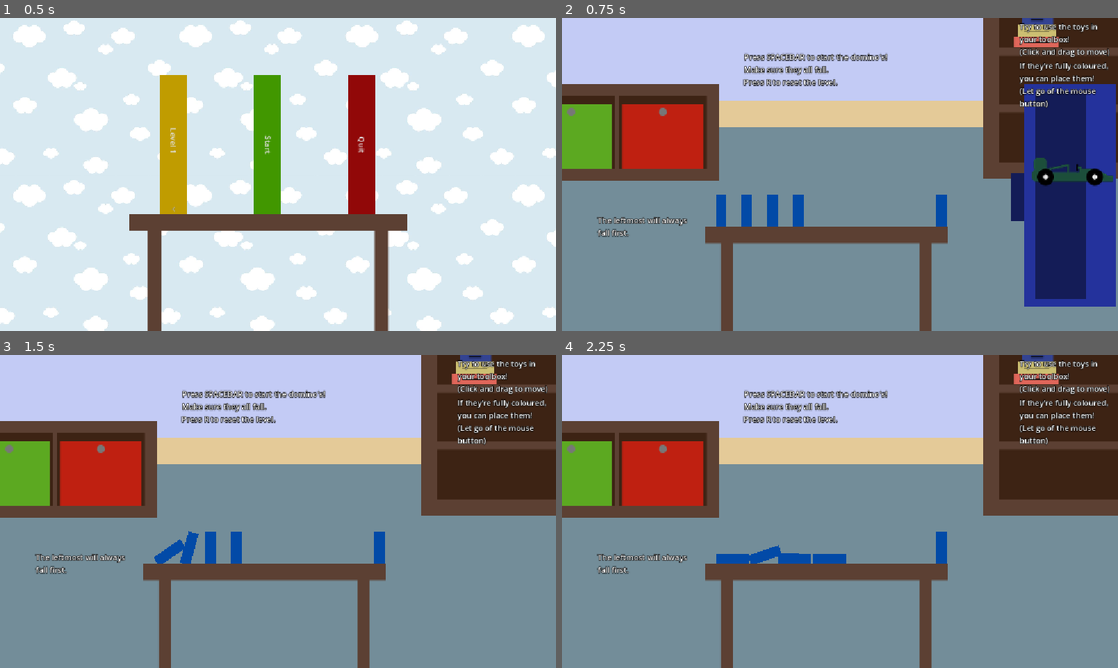
Above: before the commit, frames 1-4 (two rows, left to right).
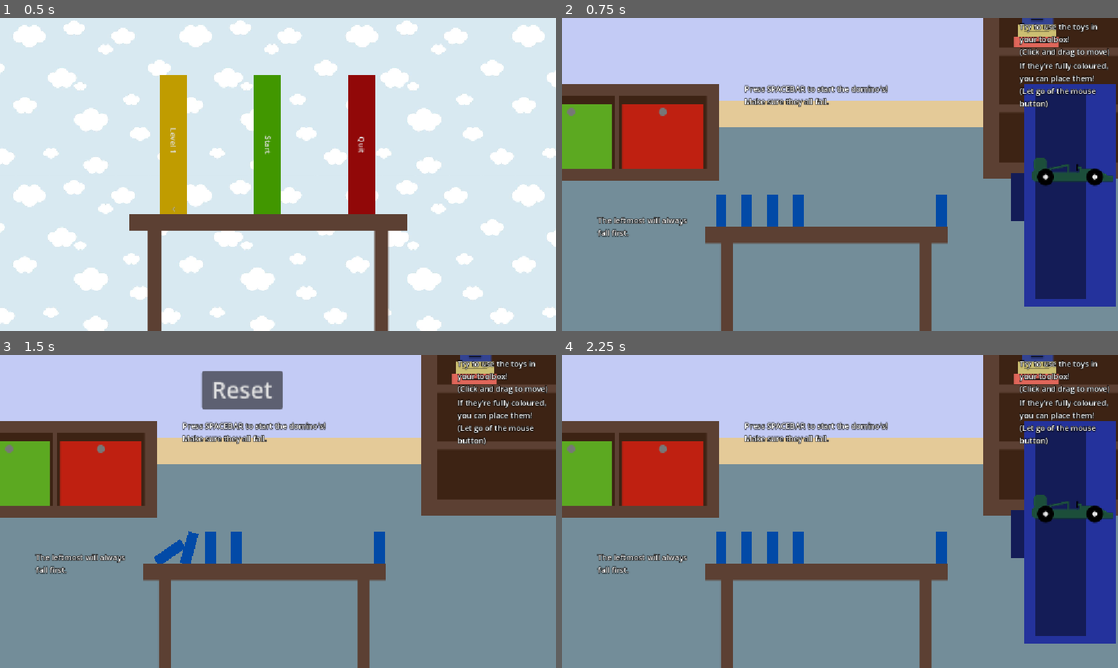
Above: after the commit, the same moments.

Repository: TimTich/toymino
Game: Godot game, scene res://Scripts/title_screen.tscn
Same seed, same stepped clock (60 frames per second), same inputs: the game is played once before the commit and once after it. The engine's default icon, where the game draws it, is replaced by a stand-in: a white triangle on a blue panel in a dark square.
Inputs (mouse positions are in pixels of both pictures, inside the frame that each line leads up to):
- Up to frame 1 (0.5 s): no input
- Up to frame 2 (0.75 s): click "Start" at 0.5 s
- Up to frame 3 (1.5 s): tap Space (start) at 1.25, 1.35 s; move the mouse to (511, 508) at 1.27 s; click (511, 508) at 1.42 s
- Up to frame 4 (2.25 s): click (806, 389) at 2 s, where only the run after the commit has a clickable "Reset"

Frame 1 is identical in both runs. In frame 2, 1.9% of the frame differs, in the area x 32-59%, y 11-29%; in frame 3, 3.1%; in frame 4, 15%, in the area x 27-100%, y 11-93%.

Commit message:
Buttons work and instructions fix

Diff:
--- a/Levels/level.gd
+++ b/Levels/level.gd
@@ -9,15 +9,14 @@
 signal level_complete()
 @onready var juichen: AudioStreamPlayer2D = $Juichen
 
+@onready var btn = get_node("Objects/Reset")
+@onready var btn2 = get_node("Objects/Advance")
+
 func _ready() -> void:
 	for child in objectsNode.get_children():
 		if child is Domino:
 			dominos.append(child)
 			child.has_fallen.connect(handle_fallen_domino)
-
-func _input(event: InputEvent) -> void:
-	if event.is_action("reset"):
-		get_tree().reload_current_scene()
 
 func handle_fallen_domino(domino: Domino) -> void:
 	var index = dominos.find(domino)
@@ -30,5 +29,17 @@
 		celebrate()
 
 func celebrate() -> void:
+	btn2.visible = true
+	btn.visible = false
 	for celebration in celebrations:
 		celebration.start()
+
+func _input(event: InputEvent) -> void:
+	if event.is_action("start"):
+		btn.visible = true
+
+func _on_reset_pressed():
+	get_tree().reload_current_scene()
+
+func _on_advance_pressed():
+		get_tree().change_scene_to_file('res://Levels/level1.tscn')
--- a/Levels/level0.tscn
+++ b/Levels/level0.tscn
@@ -140,20 +140,20 @@
 [node name="Reset" type="Button" parent="Objects" unique_id=1177282971]
 visible = false
 z_index = 5
-offset_left = 1424.0
-offset_top = -245.0
-offset_right = 1670.0
-offset_bottom = -161.0
+offset_left = 646.0
+offset_top = 259.0
+offset_right = 746.0
+offset_bottom = 306.0
 theme_override_font_sizes/font_size = 28
 text = "Reset"
 
 [node name="Advance" type="Button" parent="Objects" unique_id=78249692]
 visible = false
 z_index = 5
-offset_left = 1424.0
-offset_top = -245.0
-offset_right = 1670.0
-offset_bottom = -161.0
+offset_left = 623.0
+offset_top = 259.0
+offset_right = 766.0
+offset_bottom = 306.0
 theme_override_font_sizes/font_size = 28
 text = "Next level"
 
@@ -203,10 +203,10 @@
 
 [node name="Label4" type="Label" parent="Camera2D/Tutorial" unique_id=1410703708]
 custom_maximum_size = Vector2(300, -1)
-offset_left = 377.0
-offset_top = 69.0
-offset_right = 673.0
-offset_bottom = 118.0
+offset_left = 378.0
+offset_top = 135.0
+offset_right = 674.0
+offset_bottom = 184.0
 theme_override_colors/font_color = Color(1, 1, 1, 1)
 theme_override_colors/font_outline_color = Color(0, 0, 0, 1)
 theme_override_constants/outline_size = 5
@@ -215,11 +215,12 @@
 autowrap_mode = 2
 
 [node name="Label5" type="Label" parent="Camera2D/Tutorial" unique_id=1365780230]
+visible = false
 custom_maximum_size = Vector2(300, -1)
-offset_left = 376.0
-offset_top = 121.0
-offset_right = 672.0
-offset_bottom = 170.0
+offset_left = 377.0
+offset_top = 187.0
+offset_right = 673.0
+offset_bottom = 236.0
 theme_override_colors/font_color = Color(1, 1, 1, 1)
 theme_override_colors/font_outline_color = Color(0, 0, 0, 1)
 theme_override_constants/outline_size = 5
@@ -249,3 +250,6 @@
 [node name="Juichen" type="AudioStreamPlayer2D" parent="." unique_id=697011870]
 stream = ExtResource("7_wkmw0")
 volume_db = 10.0
+
+[connection signal="pressed" from="Objects/Reset" to="." method="_on_reset_pressed"]
+[connection signal="pressed" from="Objects/Advance" to="." method="_on_advance_pressed"]
